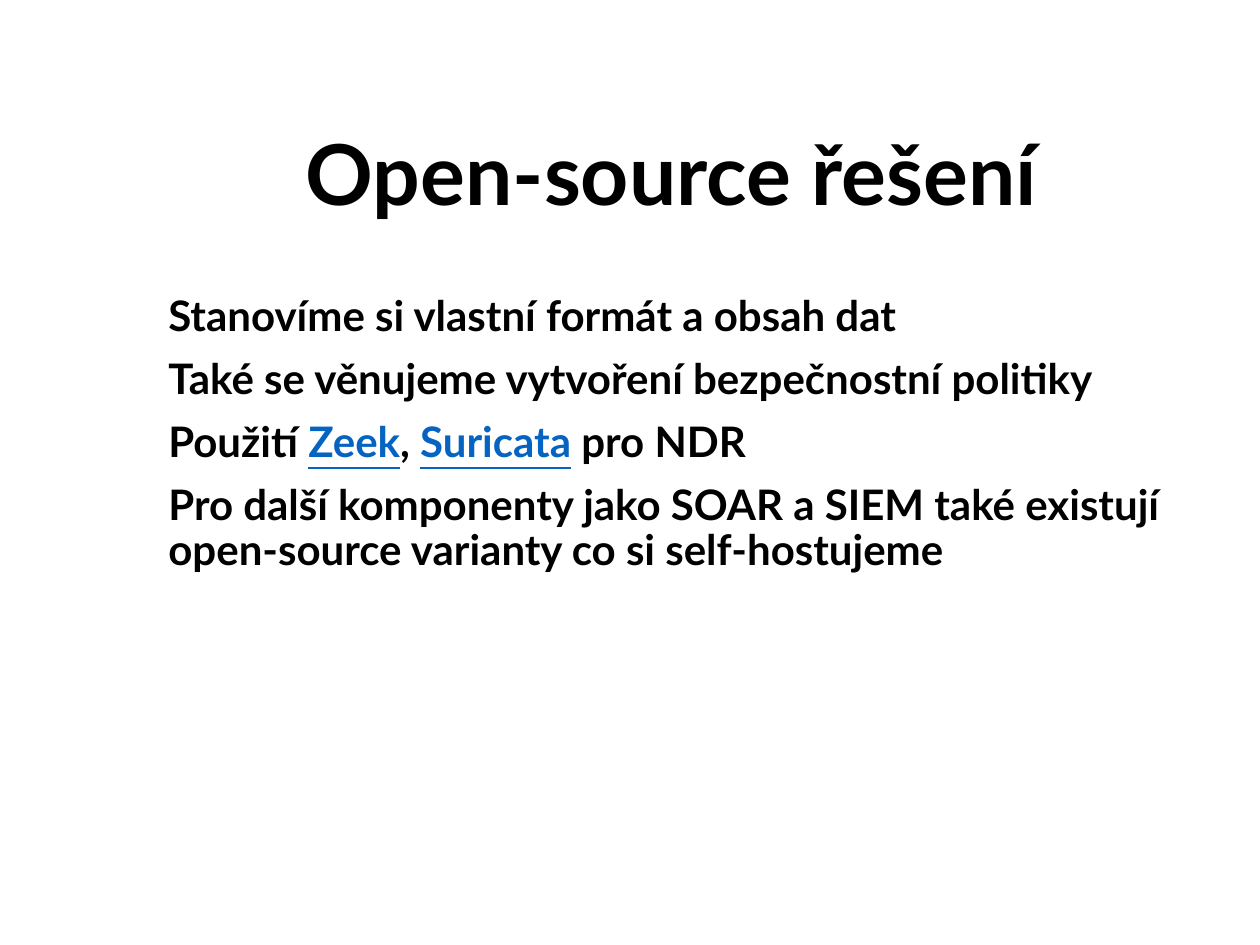
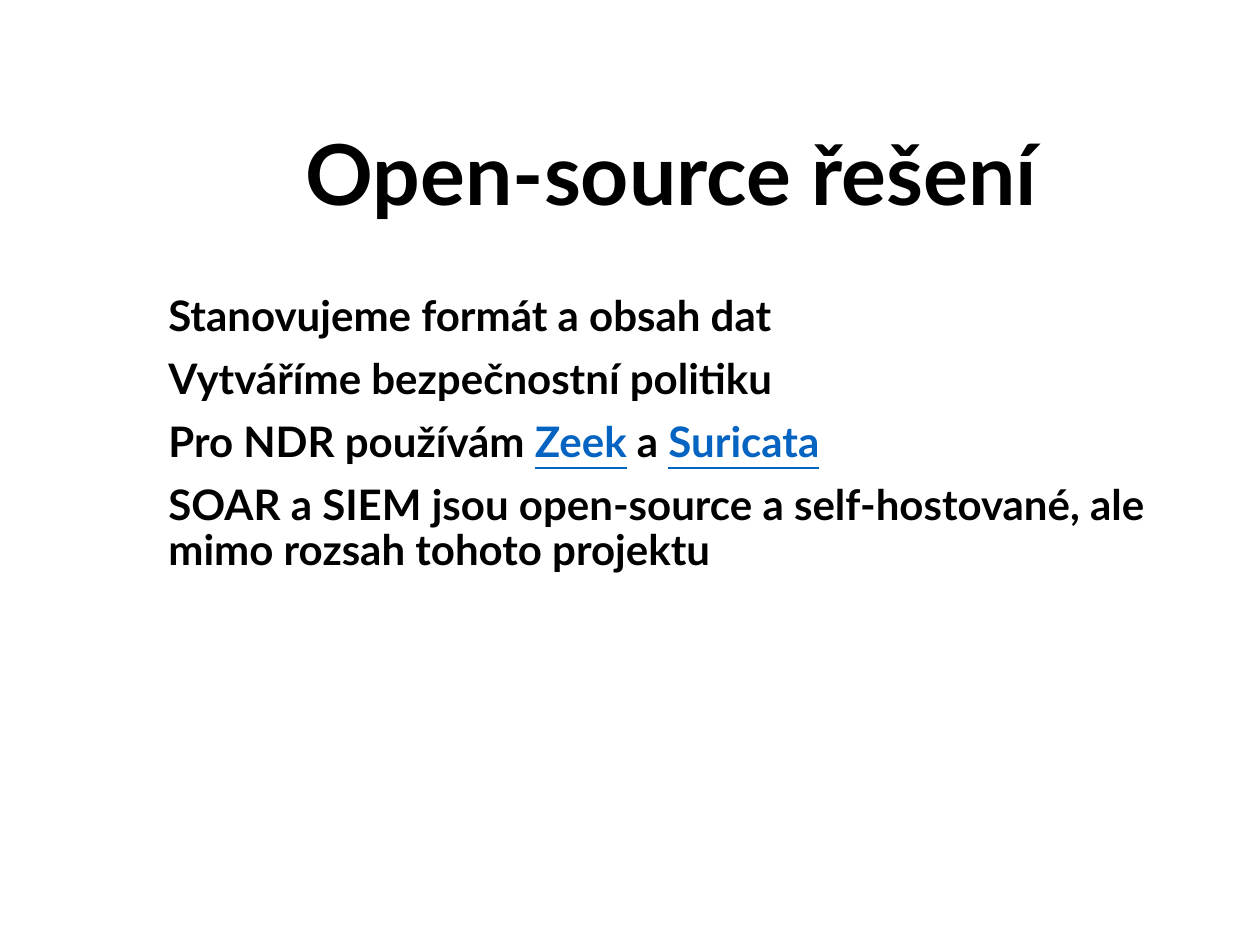
Before and after one commit to zimice/pr5_ndr, a slide deck: slide 7 of kochanek_ndr_prezentace.pptx. Drawn at 1260x945 pixels with LibreOffice and Linux fonts; fonts in the diff are those of the drawing; background and template pictures are left out. Boxes give left, top, right and bottom in pixels: in the first picture for what was removed or moved away, otherwise in the second. Text is boxed around its words. In the diff, an @@ line names an element or a change of style, - is before the commit and + after.

```diff
--- a/kochanek_ndr_prezentace.pptx
+++ b/kochanek_ndr_prezentace.pptx
@@ subtitle at box(168, 299, 1144, 573): text changed @@
-Stanovíme si vlastní formát a obsah dat
-Také se věnujeme vytvoření bezpečnostní politiky
-Použití Zeek, Suricata pro NDR
-Pro další komponenty jako SOAR a SIEM také existují open-source varianty co si self-hostujeme
+Stanovujeme formát a obsah dat
+Vytváříme bezpečnostní politiku
+Pro NDR používám Zeek a Suricata
+SOAR a SIEM jsou open-source a self-hostované, ale mimo rozsah tohoto projektu
```
Also in this commit, not shown: 2 other slides changed, 1 slide added.
